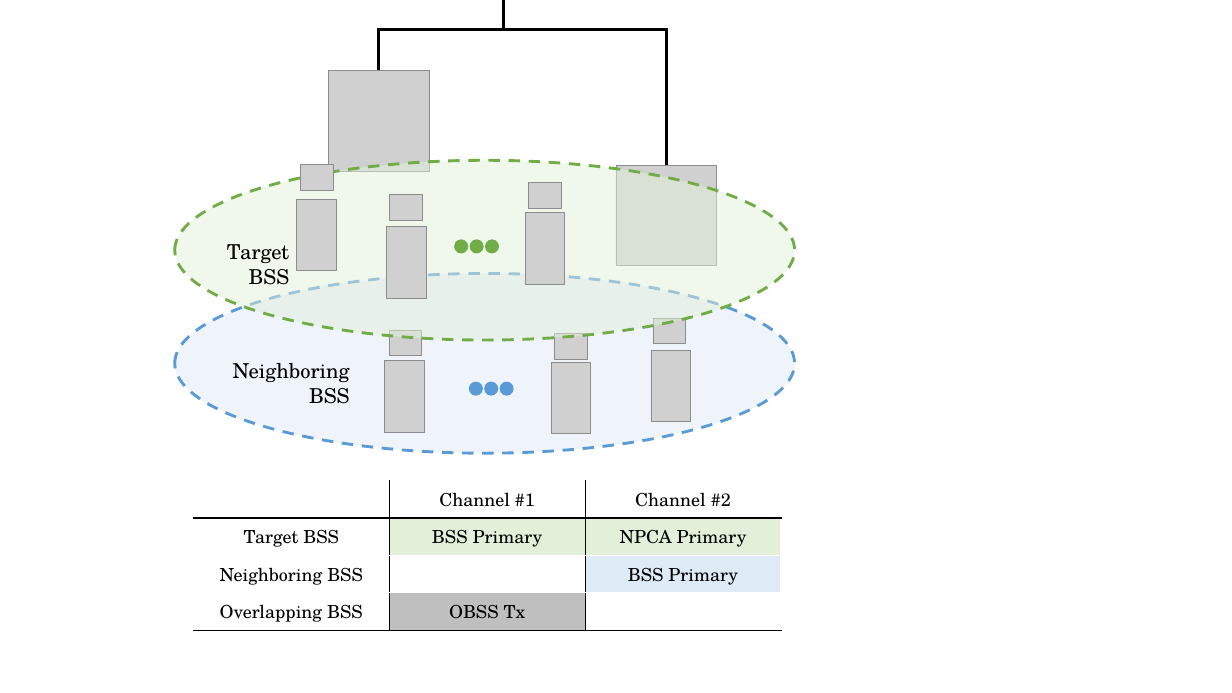
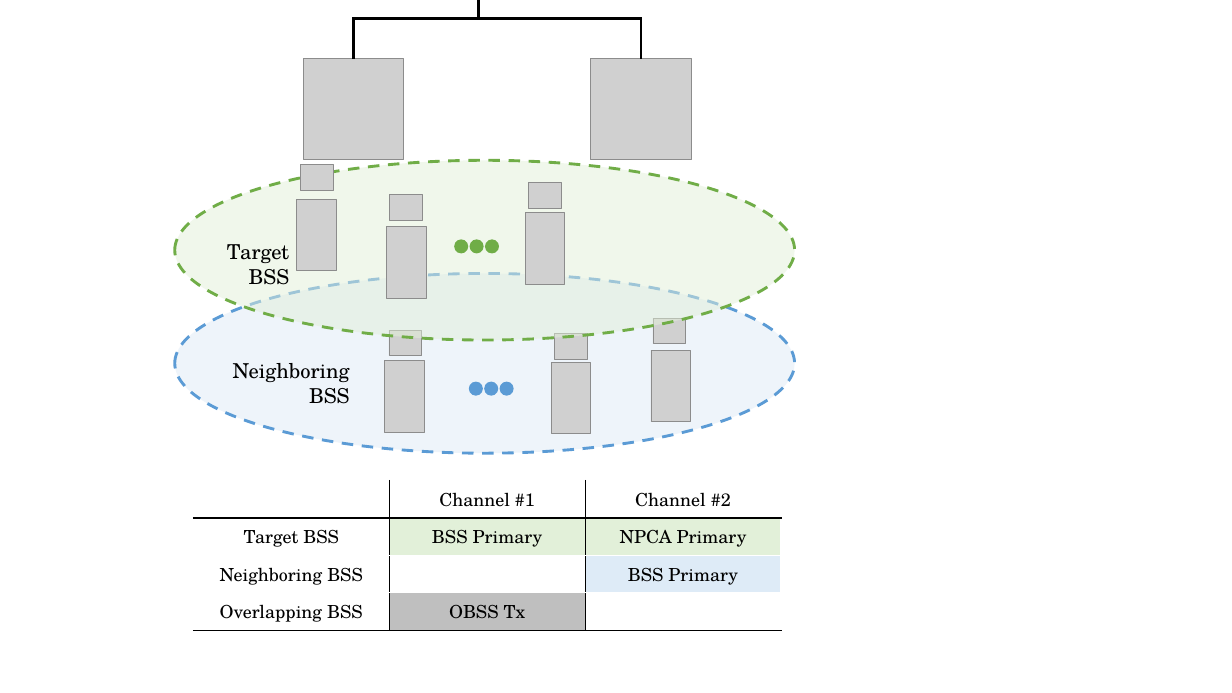
Before and after one commit to crazytb/pace, a slide deck: slide 2 of PACE.pptx. Drawn at 1232x693 pixels with LibreOffice and Linux fonts; fonts in the diff are those of the drawing; grey boxes stand for pictures. Boxes give left, top, right and bottom in pixels: in the first picture for what was removed or moved away, otherwise in the second. Text is boxed around its words. In the diff, an @@ line names an element or a change of style, - is before the commit and + after.

```diff
--- a/PACE.pptx
+++ b/PACE.pptx
@@ elbow line moved from (379, 70) - (504, 0) to (354, 59) - (478, 0) @@
@@ elbow line moved from (666, 165) - (504, 0) to (641, 59) - (478, 0) @@
@@ picture: place and size @@
-picture at box(329, 70, 430, 171)
+picture at box(303, 59, 404, 160)
@@ picture: place and size @@
-picture at box(616, 165, 717, 266)
+picture at box(591, 59, 691, 160)
```
Also in this commit, not shown: 1 other slide changed, 6 other files.
